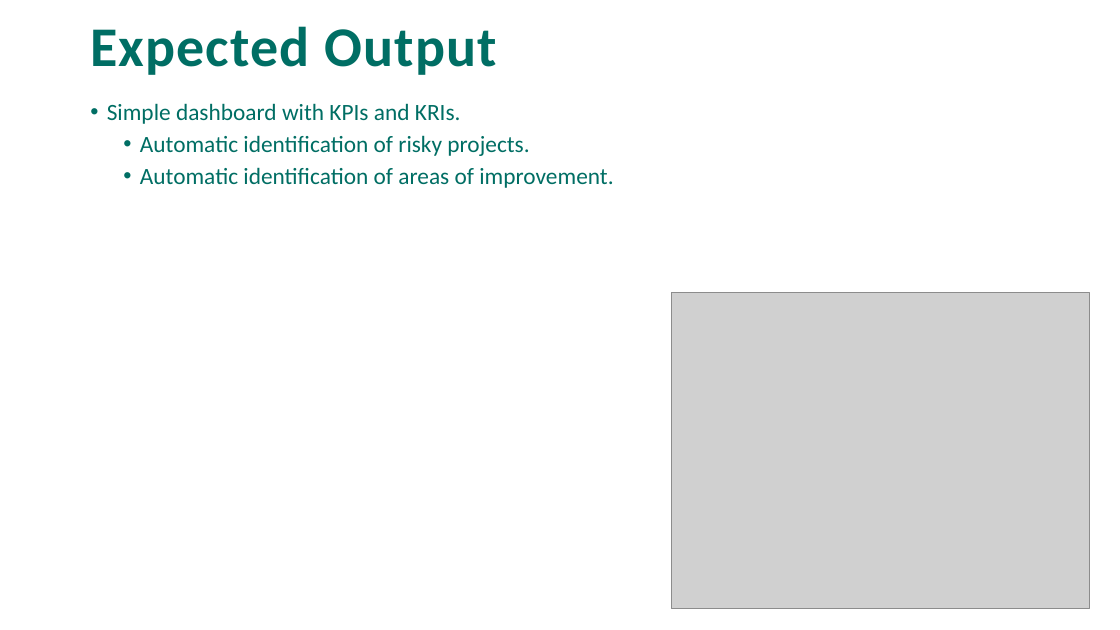
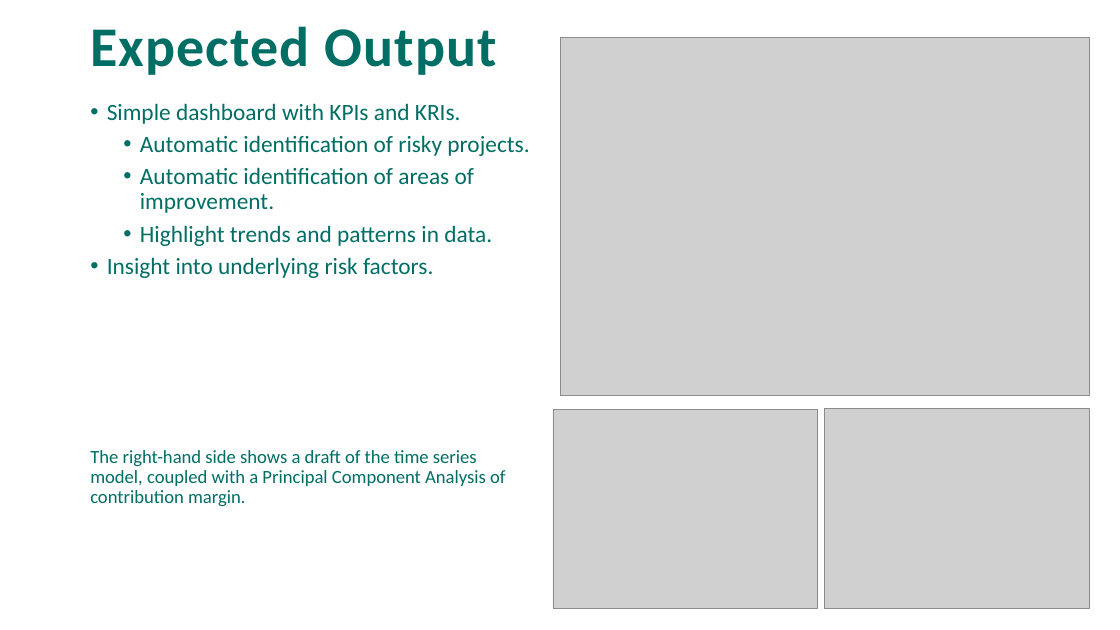
Before and after one commit to tobiasbrammer/4873-Project-based-Internship, a slide deck: slide 6 of Pitch/Statistisk Risikovurdering.pptx. Drawn at 1120x630 pixels with LibreOffice and Linux fonts; fonts in the diff are those of the drawing; grey boxes stand for pictures; background and template pictures are left out. Boxes give left, top, right and bottom in pixels: in the first picture for what was removed or moved away, otherwise in the second. Text is boxed around its words. In the diff, an @@ line names an element or a change of style, - is before the commit and + after.

```diff
--- a/Pitch/Statistisk Risikovurdering.pptx
+++ b/Pitch/Statistisk Risikovurdering.pptx
@@ picture added at [560, 38, 1090, 397] @@
@@ text at [90, 225, 505, 507]: paragraphs added @@
+    • Highlight trends and patterns in data.
+• Insight into underlying risk factors.
+The right-hand side shows a draft of the time series model, coupled with a Principal Component Analysis of contribution margin.
@@ picture removed at [671, 293, 1089, 609] @@
@@ picture added at [553, 409, 818, 608] @@
@@ picture added at [825, 409, 1090, 609] @@
```
Also in this commit, not shown: 4 other slides changed, 2 slides removed, 8 other files.
